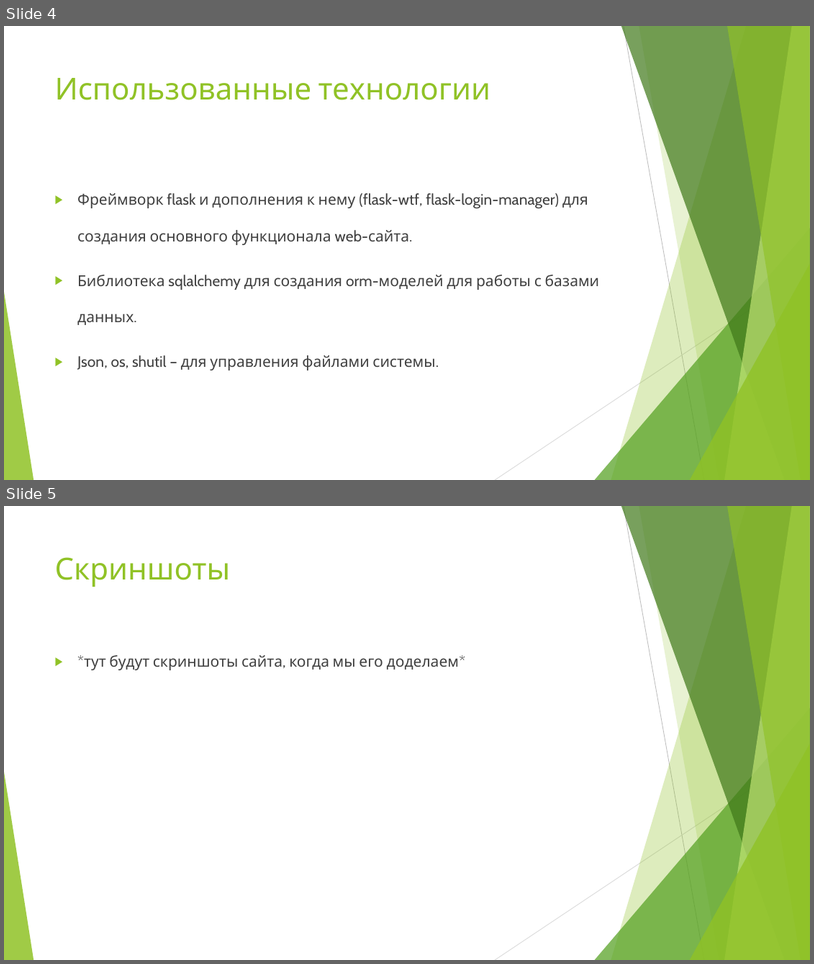
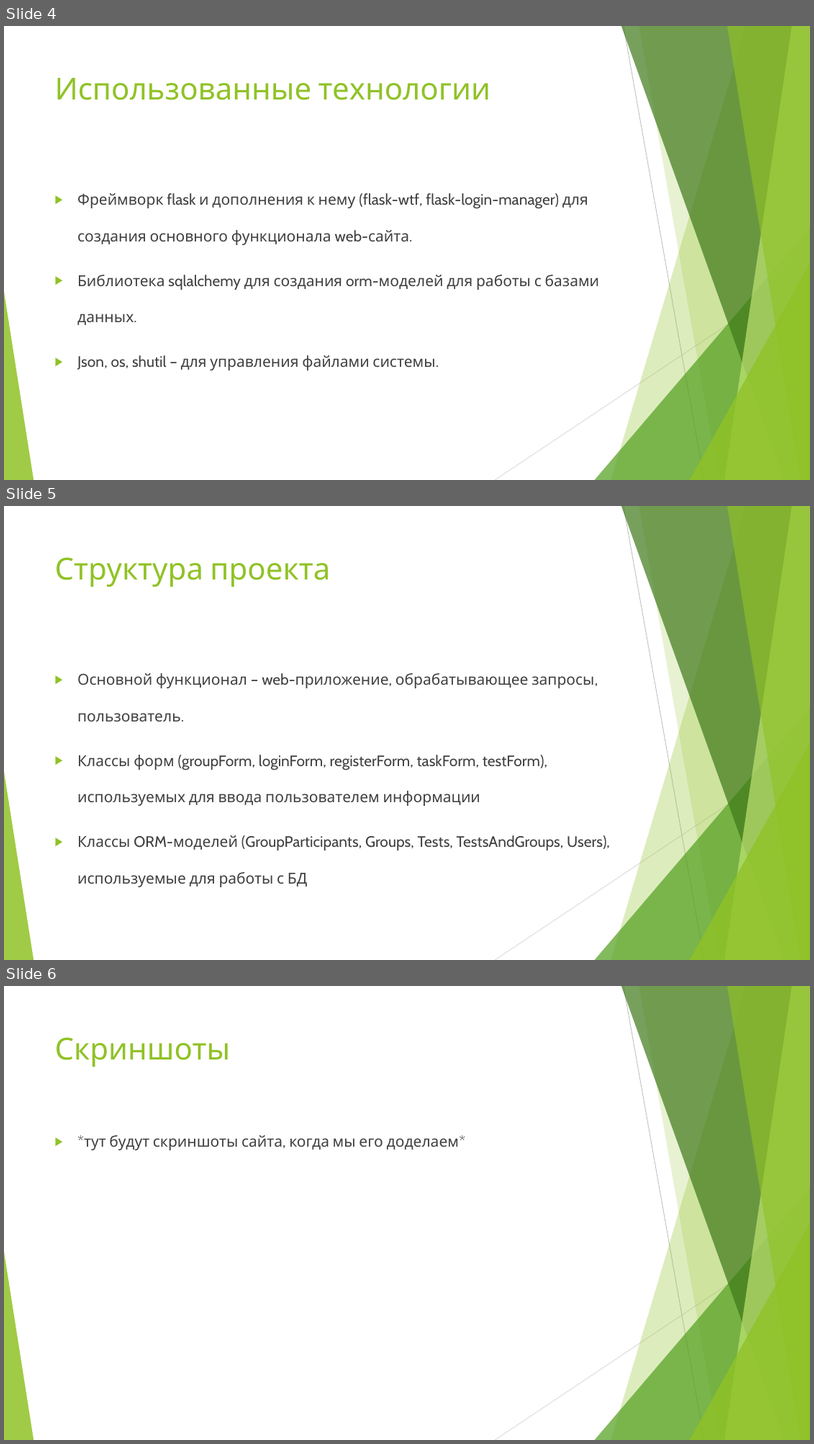
Before and after one commit to Evgeny-Vanichev/bot_tester, a slide deck: презентация.pptx. Shown one above the other, each under a label of ours: slides 4 and 5 before the commit, slides 4, 5 and 6 after it. The pictures are 814x964 and 814x1444 pixels, drawn with LibreOffice and Linux fonts; fonts in the diff are those of the drawing. Boxes give left, top, right and bottom in pixels: in the first picture for what was removed or moved away, otherwise in the second. Text is boxed around its words. In the diff, an @@ line names an element or a change of style, - is before the commit and + after.

```diff
--- a/презентация.pptx
+++ b/презентация.pptx
@@ slide 5 added at <box>4,506,810,960</box>, background #FFFFFF; not listed: 10 template elements that a slide beside it also shows @@
@@ title added at <box>55,557,330,587</box>, 36 pt, text #90C226 @@
+Структура проекта
@@ text added at <box>77,673,610,887</box>, 18 pt, text #404040 @@
+▶ Основной функционал – web-приложение, обрабатывающее запросы, пользователь.
+▶ Классы форм (groupForm, loginForm, registerForm, taskForm, testForm), используемых для ввода пользователем информации
+▶ Классы ORM-моделей (GroupParticipants, Groups, Tests, TestsAndGroups, Users), используемые для работы с БД
@@ what was slide 5 is now slide 6 @@
```
